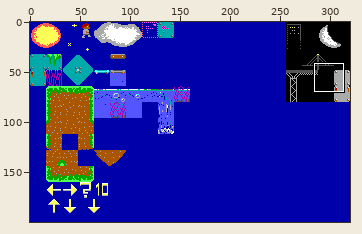
Two states of a sprite sheet, images/tiles.png. The first picture is a wide view before the edit; the outline marks the close-up.
Close-up. Earlier state:
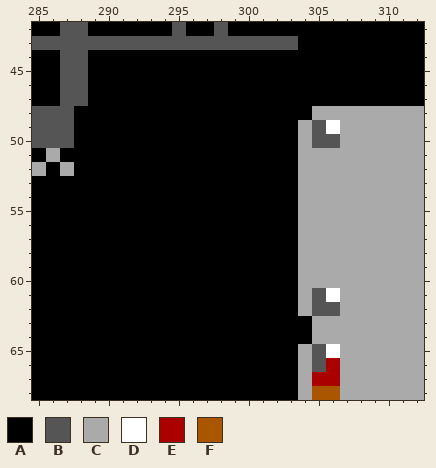
The file is 320x200 pixels. Shown: x 285..312, y 42..68.
Palette (. is transparent): A #000000  B #555555  C #aaaaaa  D #ffffff  E #aa0000  F #aa5500
Pixels before, first column x 285:
42 AABBAAAAAABAABAAAAAAAAAAAAAA
43 BBBBBBBBBBBBBBBBBBBAAAAAAAAA
44 AABBAAAAAAAAAAAAAAAAAAAAAAAA
45 AABBAAAAAAAAAAAAAAAAAAAAAAAA
46 AABBAAAAAAAAAAAAAAAAAAAAAAAA
47 AABBAAAAAAAAAAAAAAAAAAAAAAAA
48 BBBAAAAAAAAAAAAAAAAACCCCCCCC
49 BBBAAAAAAAAAAAAAAAACBDCCCCCC
50 BBBAAAAAAAAAAAAAAAACBBCCCCCC
51 ACAAAAAAAAAAAAAAAAACCCCCCCCC
52 CACAAAAAAAAAAAAAAAACCCCCCCCC
53 AAAAAAAAAAAAAAAAAAACCCCCCCCC
54 AAAAAAAAAAAAAAAAAAACCCCCCCCC
55 AAAAAAAAAAAAAAAAAAACCCCCCCCC
56 AAAAAAAAAAAAAAAAAAACCCCCCCCC
57 AAAAAAAAAAAAAAAAAAACCCCCCCCC
58 AAAAAAAAAAAAAAAAAAACCCCCCCCC
59 AAAAAAAAAAAAAAAAAAACCCCCCCCC
60 AAAAAAAAAAAAAAAAAAACCCCCCCCC
61 AAAAAAAAAAAAAAAAAAACBDCCCCCC
62 AAAAAAAAAAAAAAAAAAACBBCCCCCC
63 AAAAAAAAAAAAAAAAAAAACCCCCCCC
64 AAAAAAAAAAAAAAAAAAAACCCCCCCC
65 AAAAAAAAAAAAAAAAAAACBDCCCCCC
66 AAAAAAAAAAAAAAAAAAACBECCCCCC
67 AAAAAAAAAAAAAAAAAAACEECCCCCC
68 AAAAAAAAAAAAAAAAAAACFFCCCCCC
And afterwards:
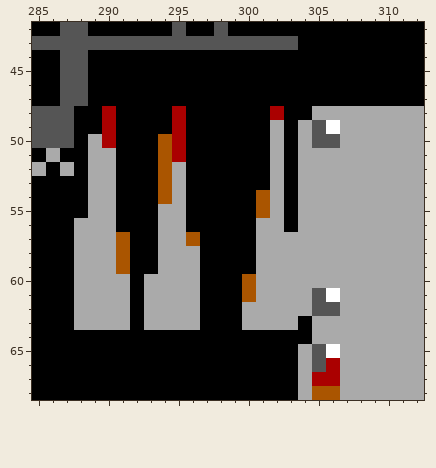
What changed:
{"y":48,"x":290,"old":"A","new":"E"}
{"y":48,"x":295,"old":"A","new":"E"}
{"y":48,"x":302,"old":"A","new":"E"}
{"y":49,"x":290,"old":"A","new":"E"}
{"y":49,"x":295,"old":"A","new":"E"}
{"y":49,"x":302,"old":"A","new":"C"}
{"y":50,"x":289,"old":"AA","new":"CE"}
{"y":50,"x":294,"old":"AA","new":"FE"}
{"y":50,"x":302,"old":"A","new":"C"}
{"y":51,"x":289,"old":"AA","new":"CC"}
{"y":51,"x":294,"old":"AA","new":"FE"}
{"y":51,"x":302,"old":"A","new":"C"}
{"y":52,"x":289,"old":"AA","new":"CC"}
{"y":52,"x":294,"old":"AA","new":"FC"}
{"y":52,"x":302,"old":"A","new":"C"}
{"y":53,"x":289,"old":"AA","new":"CC"}
{"y":53,"x":294,"old":"AA","new":"FC"}
{"y":53,"x":302,"old":"A","new":"C"}
{"y":54,"x":289,"old":"AA","new":"CC"}
{"y":54,"x":294,"old":"AA","new":"FC"}
{"y":54,"x":301,"old":"AA","new":"FC"}
{"y":55,"x":289,"old":"AA","new":"CC"}
{"y":55,"x":294,"old":"AA","new":"CC"}
{"y":55,"x":301,"old":"AA","new":"FC"}
{"y":56,"x":288,"old":"AAA","new":"CCC"}
{"y":56,"x":294,"old":"AA","new":"CC"}
{"y":56,"x":301,"old":"AA","new":"CC"}
{"y":57,"x":288,"old":"AAAA","new":"CCCF"}
{"y":57,"x":294,"old":"AAA","new":"CCF"}
{"y":57,"x":301,"old":"AAA","new":"CCC"}
{"y":58,"x":288,"old":"AAAA","new":"CCCF"}
{"y":58,"x":294,"old":"AAA","new":"CCC"}
{"y":58,"x":301,"old":"AAA","new":"CCC"}
{"y":59,"x":288,"old":"AAAA","new":"CCCF"}
{"y":59,"x":294,"old":"AAA","new":"CCC"}
{"y":59,"x":301,"old":"AAA","new":"CCC"}
{"y":60,"x":288,"old":"AAAA","new":"CCCC"}
{"y":60,"x":293,"old":"AAAA","new":"CCCC"}
{"y":60,"x":300,"old":"AAAA","new":"FCCC"}
{"y":61,"x":288,"old":"AAAA","new":"CCCC"}
{"y":61,"x":293,"old":"AAAA","new":"CCCC"}
{"y":61,"x":300,"old":"AAAA","new":"FCCC"}
{"y":62,"x":288,"old":"AAAA","new":"CCCC"}
{"y":62,"x":293,"old":"AAAA","new":"CCCC"}
{"y":62,"x":300,"old":"AAAA","new":"CCCC"}
{"y":63,"x":288,"old":"AAAA","new":"CCCC"}
{"y":63,"x":293,"old":"AAAA","new":"CCCC"}
{"y":63,"x":300,"old":"AAAA","new":"CCCC"}
{"label":"changed","picture_box":[74,106,200,330]}
{"label":"changed","picture_box":[242,106,298,330]}
